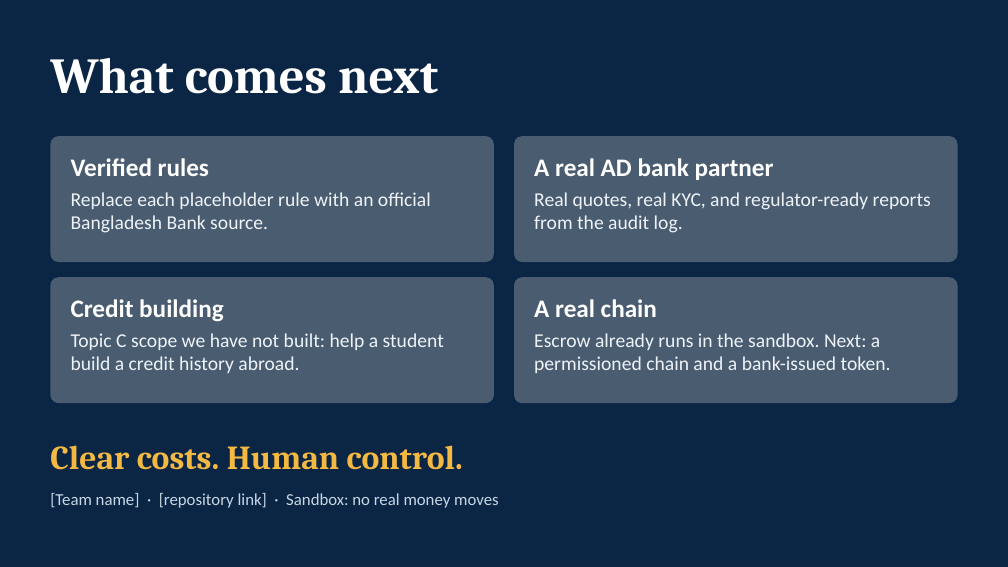
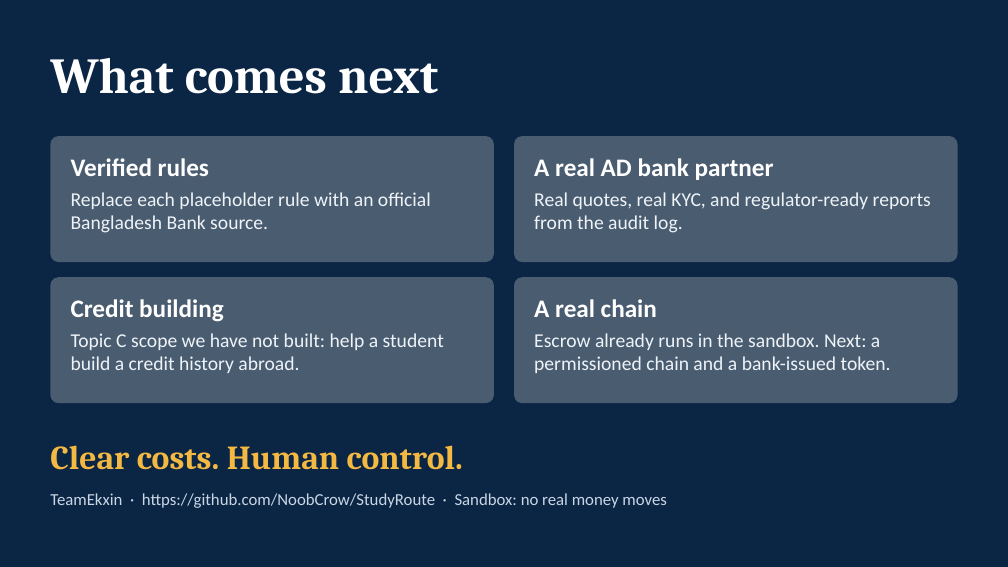
Before and after one commit to NoobCrow/StudyRoute, a slide deck: slide 12 of submission/StudyRoute_Deck.pptx. Drawn at 1008x567 pixels with LibreOffice and Linux fonts; fonts in the diff are those of the drawing. Boxes give left, top, right and bottom in pixels: in the first picture for what was removed or moved away, otherwise in the second. Text is boxed around its words. In the diff, an @@ line names an element or a change of style, - is before the commit and + after.

Commit message:
fix: put the team name and repository link back into the deck
The deck rebuilds in 8d91cc8 and a0f6365 used the builder's default placeholders, so the submitted
deck showed "[Team name]" and "[repository link]" (the version in 58750e5 was correct). Rebuilt with
TEAM_NAME=TeamEkxin and REPO_LINK=https://github.com/NoobCrow/StudyRoute; the manifest is refreshed.

```diff
--- a/submission/StudyRoute_Deck.pptx
+++ b/submission/StudyRoute_Deck.pptx
@@ text at (x1=50, y1=493, x2=667, y2=508): text changed @@
-[Team name] · [repository link] · Sandbox: no real money moves
+TeamEkxin · https://github.com/NoobCrow/StudyRoute · Sandbox: no real money moves
```
Also in this commit, not shown: 1 other slide changed, 1 other file.
